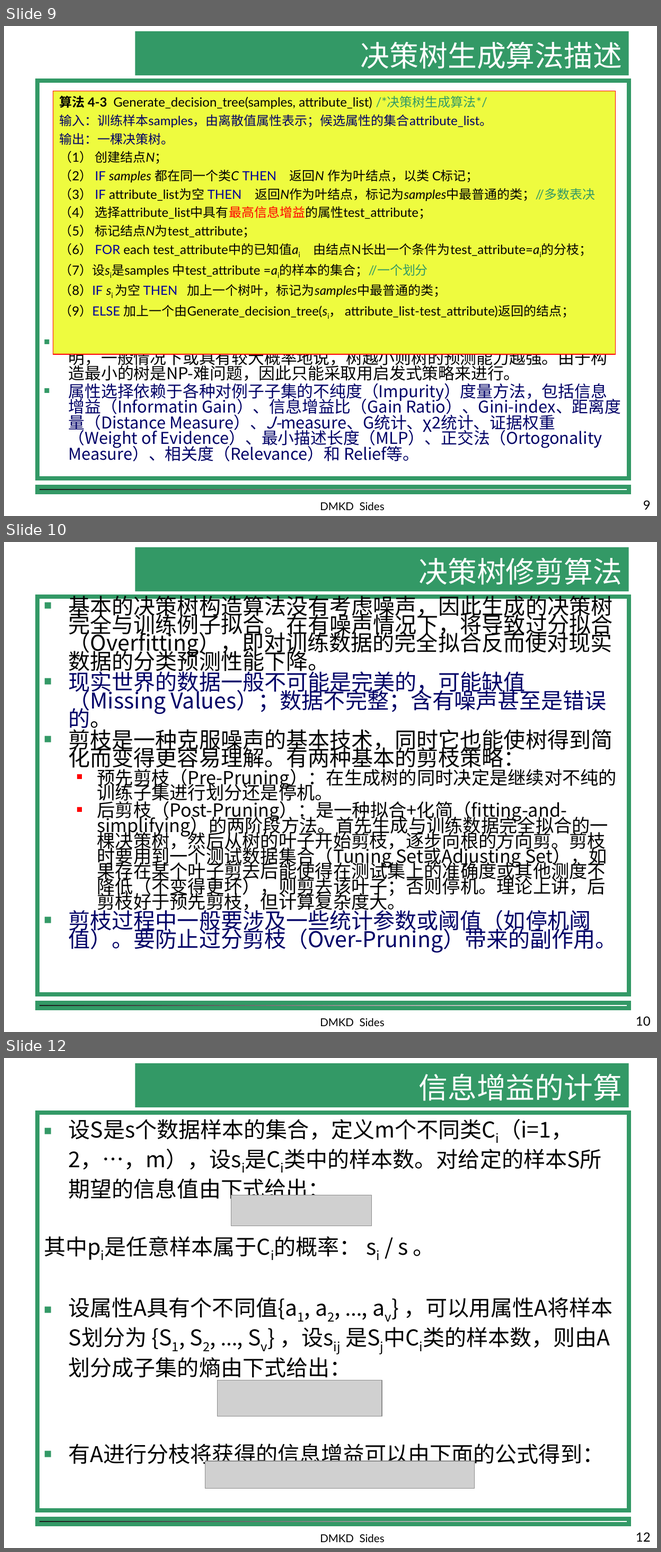
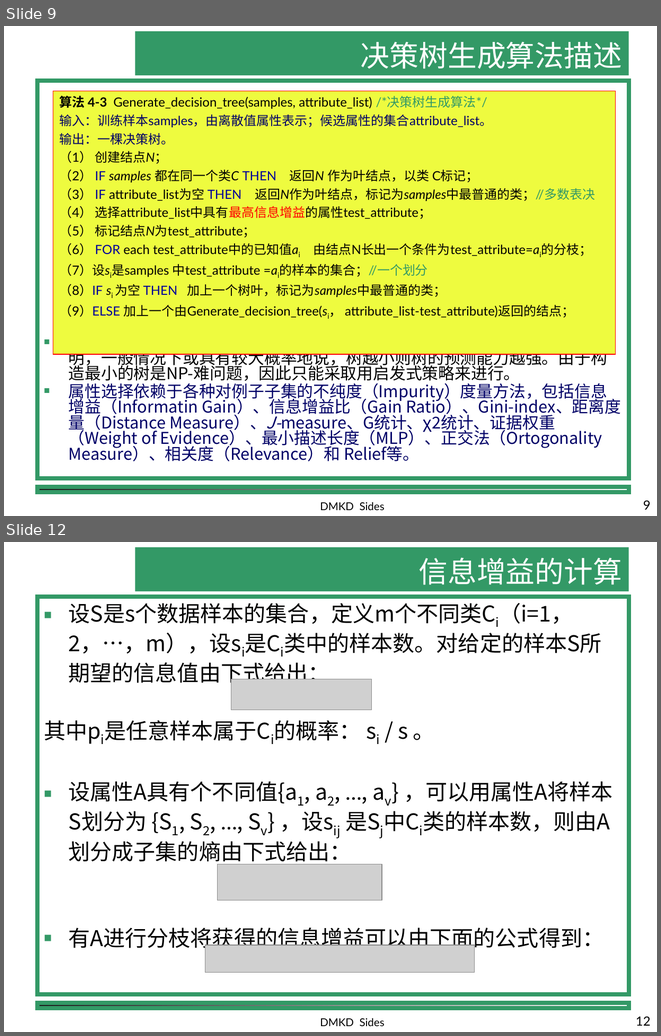
Before and after one commit to shfkuang/shfkuang.github.io, a slide deck: dm/ch4.2.ppt. Shown one above the other, each under a label of ours: slides 9, 10 and 12 before the commit, slides 9 and 12 after it; the slides between them are not shown. The pictures are 661x1552 and 661x1036 pixels, drawn with LibreOffice and Linux fonts; fonts in the diff are those of the drawing; grey boxes stand for pictures; background and template pictures are left out. Boxes give left, top, right and bottom in pixels: in the first picture for what was removed or moved away, otherwise in the second. Text is boxed around its words. In the diff, an @@ line names an element or a change of style, - is before the commit and + after.

```diff
--- a/dm/ch4.2.ppt
+++ b/dm/ch4.2.ppt
@@ slide 10 removed at (x1=4, y1=542, x2=657, y2=1032), background #FFFFFF; not listed: 1 template element that a slide beside it also shows @@
@@ title removed at (x1=135, y1=547, x2=629, y2=592) @@
-决策树修剪算法
@@ text removed at (x1=37, y1=597, x2=629, y2=995) @@
-■ 基本的决策树构造算法没有考虑噪声，因此生成的决策树完全与训练例子拟合。在有噪声情况下，将导致过分拟合（Overfitting），即对训练数据的完全拟合反而使对现实数据的分类预测性能下降。
-■ 现实世界的数据一般不可能是完美的，可能缺值（Missing Values）；数据不完整；含有噪声甚至是错误的。
-■ 剪枝是一种克服噪声的基本技术，同时它也能使树得到简化而变得更容易理解。有两种基本的剪枝策略：
-  ■ 预先剪枝（Pre-Pruning）：在生成树的同时决定是继续对不纯的训练子集进行划分还是停机。
-  ■ 后剪枝（Post-Pruning）：是一种拟合+化简（fitting-and-simplifying）的两阶段方法。首先生成与训练数据完全拟合的一棵决策树，然后从树的叶子开始剪枝，逐步向根的方向剪。剪枝时要用到一个测试数据集合（Tuning Set或Adjusting Set），如果存在某个叶子剪去后能使得在测试集上的准确度或其他测度不降低（不变得更坏），则剪去该叶子；否则停机。理论上讲，后剪枝好于预先剪枝，但计算复杂度大。
-■ 剪枝过程中一般要涉及一些统计参数或阈值（如停机阈值）。要防止过分剪枝（Over-Pruning）带来的副作用。
@@ text removed at (x1=320, y1=1018, x2=385, y2=1026) @@
-DMKD Sides
@@ page number removed at (x1=636, y1=1016, x2=651, y2=1025) @@
-10
```
Also in this commit, not shown: 2 slides changed.
